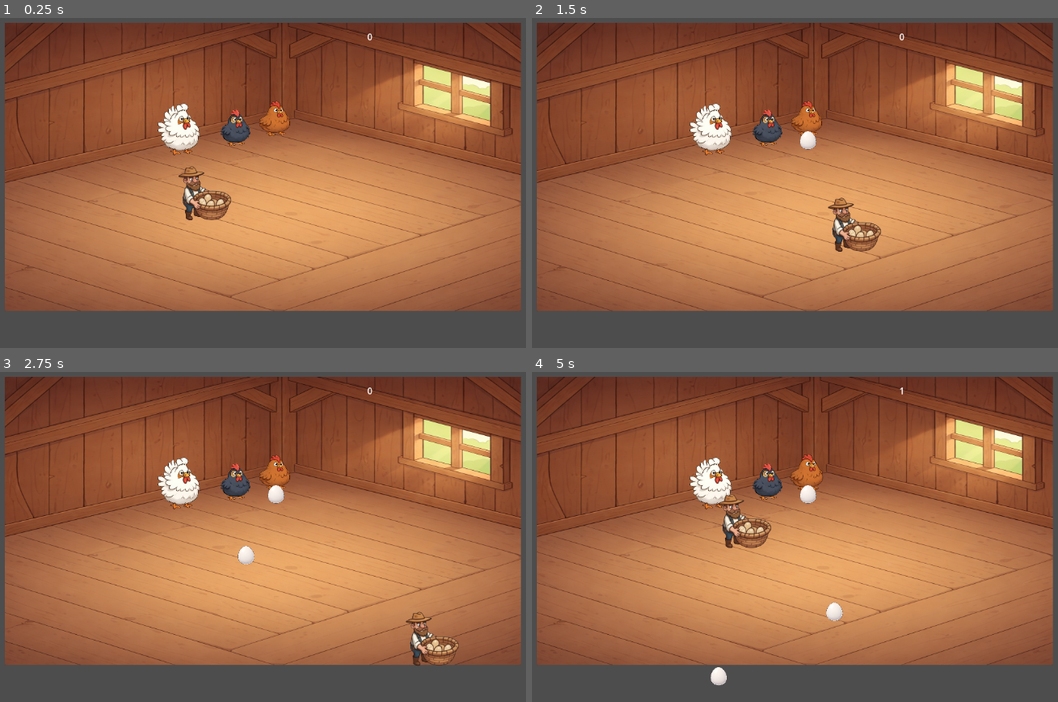
Above: before the commit, frames 1-4 (two rows, left to right).
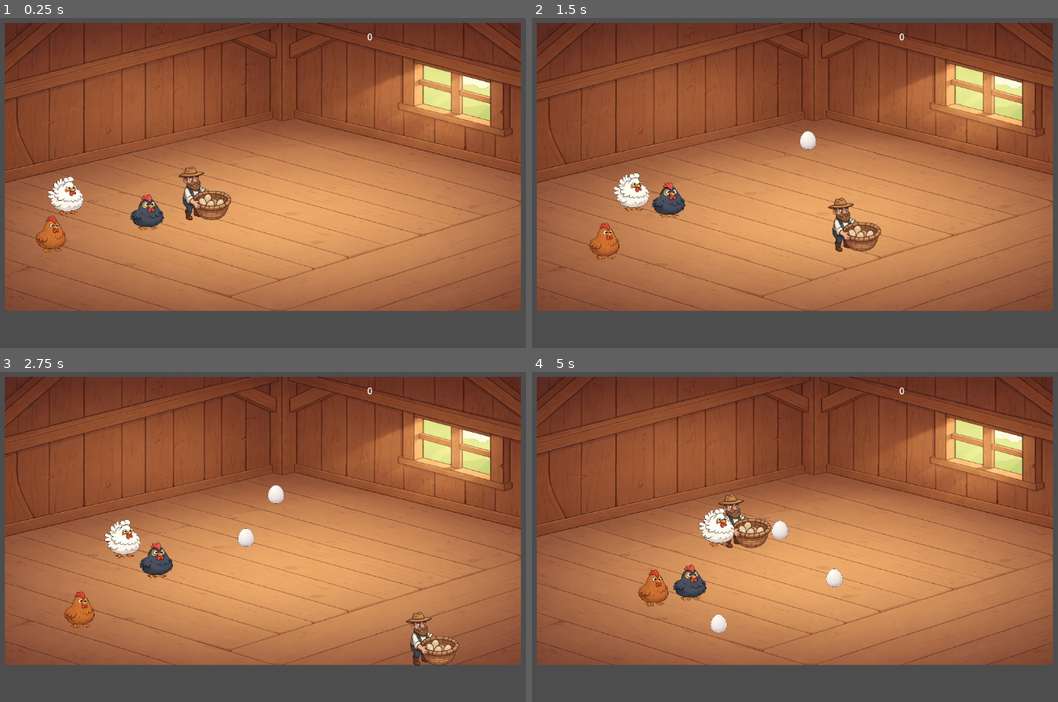
Above: after the commit, the same moments.

Repository: MirekSobota/chicken-egg-game
Game: Godot game, scene res://Main.tscn
The game is run twice, just before and just after one commit, with the same random seed, the same clock (stepped at 60 frames per second) and the same inputs.
Inputs:
- Up to frame 1 (0.25 s): no input
- Up to frame 2 (1.5 s): hold D (move_right) 0.53-1.28 s; hold S (move_down) from 1.28 s (still down)
- Up to frame 3 (2.75 s): release S (move_down) at 2.03 s; hold D (move_right) from 2.03 s (still down)
- Up to frame 4 (5 s): release D (move_right) at 2.78 s; hold W (move_up) 2.78-3.53 s; hold A (move_left) from 3.53 s (still down)

The runs differ from the first frame. In frame 1, 2.9% of the frame differs, in the area x 6-56%, y 25-72%; in frame 2, 2.9%; in frame 3, 3.2%; in frame 4, 3.8%, in the area x 20-71%, y 4-96%.

Commit message:
Fix chicken collisions and movement (no more ghost chickens)

Diff:
--- a/chicken-egg-game/Main.tscn
+++ b/chicken-egg-game/Main.tscn
@@ -1,14 +1,15 @@
-[gd_scene load_steps=15 format=3 uid="uid://oefv57sqbphl"]
+[gd_scene load_steps=16 format=3 uid="uid://oefv57sqbphl"]
 
 [ext_resource type="Script" uid="uid://by4acglxv387q" path="res://scripts/main.gd" id="1_fos0i"]
 [ext_resource type="Texture2D" uid="uid://2kjmv34y83h6" path="res://Assets/Background/background.png" id="1_glv2v"]
-[ext_resource type="PackedScene" uid="uid://cgrg4eaopgsec" path="res://scenes/egg.tscn" id="2_cm0pq"]
+[ext_resource type="PackedScene" uid="uid://cgrg4eaopgsec" path="res://scenes/Egg.tscn" id="2_cm0pq"]
 [ext_resource type="Script" uid="uid://dhbrxfy7m4nr4" path="res://scripts/player.gd" id="2_r0du0"]
 [ext_resource type="Texture2D" uid="uid://cchgs563r0sw1" path="res://Assets/Player/Player.png" id="3_cm0pq"]
 [ext_resource type="Texture2D" uid="uid://djepdu0pwf31c" path="res://Assets/Chciken/Chicken1.png" id="4_03owx"]
-[ext_resource type="Script" uid="uid://ww4dqj2tlnao" path="res://scripts/chicken.gd" id="5_wkp8b"]
+[ext_resource type="PackedScene" uid="uid://ba727m8jwuegk" path="res://scenes/Chicken.tscn" id="4_lgr22"]
 [ext_resource type="Texture2D" uid="uid://cjb5kq31n4mit" path="res://Assets/Chciken/Chcicken2.png" id="6_20pc6"]
 [ext_resource type="Texture2D" uid="uid://ulag3gqmqxxa" path="res://Assets/Chciken/Chciken3.png" id="7_5vvyt"]
+[ext_resource type="Script" uid="uid://dun5y36vtrivv" path="res://scripts/game_balance.gd" id="10_wkp8b"]
 
 [sub_resource type="CapsuleShape2D" id="CapsuleShape2D_fos0i"]
 radius = 57.0
@@ -52,26 +53,27 @@
 [node name="Spawn3" type="Marker2D" parent="Chickens/Spawns"]
 position = Vector2(503, -19)
 
-[node name="Chicken1" type="Sprite2D" parent="Chickens"]
-position = Vector2(286, -42)
-scale = Vector2(0.5505618, 0.57804877)
-texture = ExtResource("4_03owx")
-script = ExtResource("5_wkp8b")
+[node name="Chicken1" parent="Chickens" instance=ExtResource("4_lgr22")]
+collision_layer = 4
+collision_mask = 5
+chicken_texture = ExtResource("4_03owx")
+zone_path = NodePath("../../ChickenZone")
 
-[node name="Chicken2" type="Sprite2D" parent="Chickens"]
-position = Vector2(413.00003, -48.000023)
-scale = Vector2(0.41764706, 0.44059405)
-texture = ExtResource("6_20pc6")
-script = ExtResource("5_wkp8b")
+[node name="Chicken2" parent="Chickens" instance=ExtResource("4_lgr22")]
+collision_layer = 4
+collision_mask = 5
+chicken_texture = ExtResource("6_20pc6")
+zone_path = NodePath("../../ChickenZone")
 
-[node name="Chicken3" type="Sprite2D" parent="Chickens"]
-position = Vector2(498.00006, -67)
-scale = Vector2(0.48773006, 0.4090909)
-texture = ExtResource("7_5vvyt")
-script = ExtResource("5_wkp8b")
+[node name="Chicken3" parent="Chickens" instance=ExtResource("4_lgr22")]
+collision_layer = 4
+collision_mask = 5
+chicken_texture = ExtResource("7_5vvyt")
+zone_path = NodePath("../../ChickenZone")
 
 [node name="Player" type="CharacterBody2D" parent="." groups=["player"]]
 position = Vector2(752, -369)
+collision_layer = 2
 script = ExtResource("2_r0du0")
 metadata/_edit_lock_ = true
 
@@ -145,6 +147,7 @@
 autostart = true
 
 [node name="Walls" type="StaticBody2D" parent="."]
+collision_mask = 6
 metadata/_edit_lock_ = true
 
 [node name="LeftWall" type="CollisionShape2D" parent="Walls"]
@@ -173,4 +176,16 @@
 
 [node name="Eggs" type="Node2D" parent="."]
 
+[node name="GameBalance" type="Node" parent="."]
+script = ExtResource("10_wkp8b")
+difficulty = 0
+max_eggs_on_screen = 5
+egg_fall_speed = 100.0
+
+[node name="ChickenZone" type="Area2D" parent="."]
+
+[node name="CollisionPolygon2D" type="CollisionPolygon2D" parent="ChickenZone"]
+position = Vector2(1, 358)
+polygon = PackedVector2Array(-6, 2, 644, -143, 646, -143, 1149, -17, 1151, 284, 1, 284)
+
 [connection signal="timeout" from="EggTimer" to="." method="_on_egg_timer_timeout"]
--- /dev/null
+++ b/chicken-egg-game/scenes/Chicken.tscn
@@ -0,0 +1,21 @@
+[gd_scene load_steps=4 format=3 uid="uid://ba727m8jwuegk"]
+
+[ext_resource type="Script" uid="uid://ccjvve6lwx1p8" path="res://scripts/chicken_wander.gd" id="1_yq58b"]
+[ext_resource type="Texture2D" uid="uid://djepdu0pwf31c" path="res://Assets/Chciken/Chicken1.png" id="2_qnxra"]
+
+[sub_resource type="CircleShape2D" id="CircleShape2D_qnxra"]
+radius = 42.544094
+
+[node name="Chicken" type="CharacterBody2D"]
+collision_layer = 4
+collision_mask = 5
+script = ExtResource("1_yq58b")
+
+[node name="Sprite2D" type="Sprite2D" parent="."]
+z_index = 5
+position = Vector2(5, -1.9999962)
+scale = Vector2(0.47191012, 0.43170732)
+texture = ExtResource("2_qnxra")
+
+[node name="CollisionShape2D" type="CollisionShape2D" parent="."]
+shape = SubResource("CircleShape2D_qnxra")
--- /dev/null
+++ b/chicken-egg-game/scripts/chicken_wander.gd
@@ -0,0 +1,153 @@
+extends CharacterBody2D
+# Kura jako CharacterBody2D -> porusza się z kolizją (nie duch)
+
+signal lay_egg(world_pos: Vector2)
+# Sygnał: kura złożyła jajko w danym miejscu (w świecie)
+
+@export var chicken_texture: Texture2D
+# Tekstura tej konkretnej kury (ustawiasz per instancja w Inspectorze)
+
+@export var zone_path: NodePath
+# Ścieżka do ChickenZone (Area2D) w Main
+
+@export var move_speed: float = 80.0
+# Prędkość ruchu
+
+@export var arrive_distance: float = 10.0
+# Jak blisko celu uznajemy "doszliśmy"
+
+@export var lay_interval_min: float = 1.8
+@export var lay_interval_max: float = 3.5
+# Losowy czas między jajkami
+
+@export var lay_pause_time: float = 0.6
+# Ile kura stoi podczas składania
+
+@export var think_time_min: float = 0.4
+@export var think_time_max: float = 1.2
+# Co ile kura wybiera nowy cel chodzenia
+
+var _zone: Area2D
+# Referencja do ChickenZone
+
+var _target: Vector2
+# Aktualny cel w świecie
+
+var _think_left: float = 0.0
+# Odliczanie do kolejnego losowania celu
+
+var _lay_left: float = 0.0
+# Odliczanie "stoję i składam"
+
+var _time_to_lay: float = 0.0
+# Odliczanie do kolejnego jajka
+
+func _ready() -> void:
+	# Pobieramy strefę chodzenia
+	_zone = get_node_or_null(zone_path) as Area2D
+
+	# Jeśli nie ustawiono zone_path, kończymy
+	if _zone == null:
+		push_error("Chicken: nie ustawiono zone_path (ChickenZone) w Inspectorze.")
+		return
+
+	# Ustawiamy sprite jeśli podano teksturę
+	var sprite := $Sprite2D
+	if chicken_texture != null:
+		sprite.texture = chicken_texture
+
+	# Losujemy czasy startowe
+	_think_left = randf_range(think_time_min, think_time_max)
+	_time_to_lay = randf_range(lay_interval_min, lay_interval_max)
+
+	# Losujemy STARTOWĄ pozycję (żeby nie startowały w jednym miejscu)
+	global_position = _random_point_in_zone()
+
+	# Losujemy pierwszy cel
+	_target = _random_point_in_zone()
+
+func _physics_process(delta: float) -> void:
+	# Jeśli nie ma strefy, nic nie rób
+	if _zone == null:
+		return
+
+	# Odliczamy do jajka
+	_time_to_lay -= delta
+
+	# Jeśli czas na jajko i nie składamy -> zacznij składanie
+	if _time_to_lay <= 0.0 and _lay_left <= 0.0:
+		_lay_left = lay_pause_time
+		_time_to_lay = randf_range(lay_interval_min, lay_interval_max)
+
+		# Zatrzymujemy ruch podczas składania
+		velocity = Vector2.ZERO
+		move_and_slide()
+
+		# Wysyłamy sygnał do Main
+		emit_signal("lay_egg", global_position)
+		return
+
+	# Jeśli składamy -> stoimy
+	if _lay_left > 0.0:
+		_lay_left -= delta
+		velocity = Vector2.ZERO
+		move_and_slide()
+		return
+
+	# Losowanie nowego celu co jakiś czas
+	_think_left -= delta
+	if _think_left <= 0.0:
+		_think_left = randf_range(think_time_min, think_time_max)
+		_target = _random_point_in_zone()
+
+	# Wektor do celu
+	var to_target: Vector2 = _target - global_position
+	var dist: float = to_target.length()
+
+	# Jeśli blisko celu -> stop
+	if dist <= arrive_distance:
+		velocity = Vector2.ZERO
+		move_and_slide()
+		return
+
+	# Kierunek do celu
+	var dir: Vector2 = to_target / dist
+
+	# Ustawiamy prędkość
+	velocity = dir * move_speed
+
+	# RUCH Z KOLIZJĄ (TO JEST KLUCZ)
+	move_and_slide()
+
+func _random_point_in_zone() -> Vector2:
+	# Bierzemy CollisionPolygon2D ze strefy
+	var poly := _zone.get_node_or_null("CollisionPolygon2D") as CollisionPolygon2D
+	if poly == null:
+		return global_position
+
+	# Punktów polygonu
+	var pts: PackedVector2Array = poly.polygon
+	if pts.is_empty():
+		return global_position
+
+	# Bounding box polygonu (lokalnie)
+	var min_x: float = pts[0].x
+	var max_x: float = pts[0].x
+	var min_y: float = pts[0].y
+	var max_y: float = pts[0].y
+
+	for p in pts:
+		min_x = min(min_x, p.x)
+		max_x = max(max_x, p.x)
+		min_y = min(min_y, p.y)
+		max_y = max(max_y, p.y)
+
+	# Kilka prób trafienia w polygon
+	for i in range(25):
+		var local := Vector2(randf_range(min_x, max_x), randf_range(min_y, max_y))
+		if Geometry2D.is_point_in_polygon(local, pts):
+			return poly.to_global(local)
+
+	# Awaryjnie środek
+	var fallback_local := Vector2((min_x + max_x) * 0.5, (min_y + max_y) * 0.5)
+	return poly.to_global(fallback_local)
--- /dev/null
+++ b/chicken-egg-game/scripts/game_balance.gd
@@ -0,0 +1,53 @@
+extends Node
+# Prosty balans w 1 miejscu
+
+enum Difficulty { EASY, NORMAL, HARD }
+# 3 tryby trudności
+
+@export var difficulty: Difficulty = Difficulty.NORMAL
+# Wybór trudności w Inspectorze
+
+@export var spawn_interval: float = 1.2
+# Bazowy spawn (dla NORMAL)
+
+@export var max_eggs_on_screen: int = 8
+# Limit jajek na ekranie
+
+@export var egg_fall_speed: float = 160.0
+# Bazowa prędkość spadania (dla NORMAL)
+
+@export var difficulty_ramp_per_minute: float = 0.15
+# Jak szybko rośnie trudność z czasem
+
+func _difficulty_mult() -> float:
+	# Zwraca mnożnik zależnie od trybu
+	match difficulty:
+		Difficulty.EASY:
+			return 0.85
+		Difficulty.NORMAL:
+			return 1.0
+		Difficulty.HARD:
+			return 1.15
+	return 1.0
+
+func get_current_fall_speed(elapsed_seconds: float) -> float:
+	# Prędkość spadania rośnie z czasem + zależy od trudności
+	var minutes: float = elapsed_seconds / 60.0
+	var mult_time: float = 1.0 + (minutes * difficulty_ramp_per_minute)
+	var mult_diff: float = _difficulty_mult()
+	return egg_fall_speed * mult_time * mult_diff
+
+func get_current_spawn_interval(elapsed_seconds: float) -> float:
+	# Spawn robi się częstszy z czasem + zależy od trudności
+	var minutes: float = elapsed_seconds / 60.0
+
+	# Z czasem skracamy interwał (ale z limitem)
+	var mult_time: float = 1.0 - (minutes * (difficulty_ramp_per_minute * 0.5))
+	mult_time = max(mult_time, 0.55)
+
+	# Trudność wpływa na interwał (HARD = częściej, EASY = rzadziej)
+	var mult_diff: float = _difficulty_mult()
+	var diff_spawn_factor: float = 1.0 / mult_diff
+
+	var value: float = spawn_interval * mult_time * diff_spawn_factor
+	return max(value, 0.35)
--- a/chicken-egg-game/scripts/main.gd
+++ b/chicken-egg-game/scripts/main.gd
@@ -15,10 +15,18 @@
 
 @onready var spawns_node: Node = $Chickens/Spawns
 # Spawny
+@onready var balance: Node = $GameBalance
+# Referencja do ustawień balansu
 
+var elapsed_time: float = 0.0
+# Ile czasu trwa rozgrywka
 var score: int = 0
 var rng := RandomNumberGenerator.new()
 var spawn_points: Array[Marker2D] = []
+
+func _process(delta: float) -> void:
+	# Zliczamy czas gry
+	elapsed_time += delta
 
 func _ready() -> void:
 
@@ -58,37 +66,42 @@
 
 func _on_egg_timer_timeout() -> void:
 	# Timer odpala się co X sekund i tworzy nowe jajko
+
+	# Jeśli nie mamy kontenera jajek – nie robimy nic
 	if eggs_container == null:
 		return
 
-	# Jeśli nie mamy żadnych spawnów – nie robimy nic
+	# Jeśli nie mamy spawnów – nie robimy nic
 	if spawn_points.is_empty():
 		return
 
-	# Losujemy indeks spawna z zakresu 0..(size-1)
+	# LIMIT: jeśli już jest za dużo jajek, pomijamy spawn
+	if eggs_container.get_child_count() >= balance.max_eggs_on_screen:
+		return
+
+	# Ustawiamy timer dynamicznie (tempo rośnie z czasem)
+	$EggTimer.wait_time = balance.get_current_spawn_interval(elapsed_time)
+
+	# Losujemy spawn
 	var idx: int = rng.randi_range(0, spawn_points.size() - 1)
-
-	# Bierzemy konkretny spawn
 	var spawn: Marker2D = spawn_points[idx]
 
-	# Spróbujemy znaleźć kurę po nazwie: Spawn1 -> Chicken1 itd.
+	# Kura (Spawn1 -> Chicken1)
 	var chicken_name: String = spawn.name.replace("Spawn", "Chicken")
-	# Szukamy węzła kury pod $Chickens
 	var chicken: Node = $Chickens.get_node_or_null(chicken_name)
-
-	# Jeśli kura istnieje i ma metodę animacji – odpalamy “pop”
 	if chicken != null and chicken.has_method("play_lay_animation"):
 		chicken.play_lay_animation()
 
-	# Tworzymy instancję jajka
+	# Tworzymy jajko
 	var egg: Area2D = egg_scene.instantiate()
-
-	# Dodajemy jajko do kontenera
 	eggs_container.add_child(egg)
 
-	# Ustawiamy pozycję jajka na pozycji markera spawna
-	# (konwersja na lokalne współrzędne kontenera jajek)
+	# Pozycja na spawnie
 	egg.position = eggs_container.to_local(spawn.global_position)
 
-	# Podpinamy sygnał zbierania jajka do funkcji w Main
+	# Podpinamy punkt
 	egg.collected.connect(_on_egg_collected)
+
+	# Ustawiamy prędkość spadania z balansu (zależnie od czasu gry)
+	# (Egg ma mieć zmienną fall_speed)
+	egg.fall_speed = balance.get_current_fall_speed(elapsed_time)
Not shown, added: chicken-egg-game/scripts/chicken_wander.gd.uid
Not shown, added: chicken-egg-game/scripts/game_balance.gd.uid
Not shown, added: chicken-egg-game/scenes.zip
